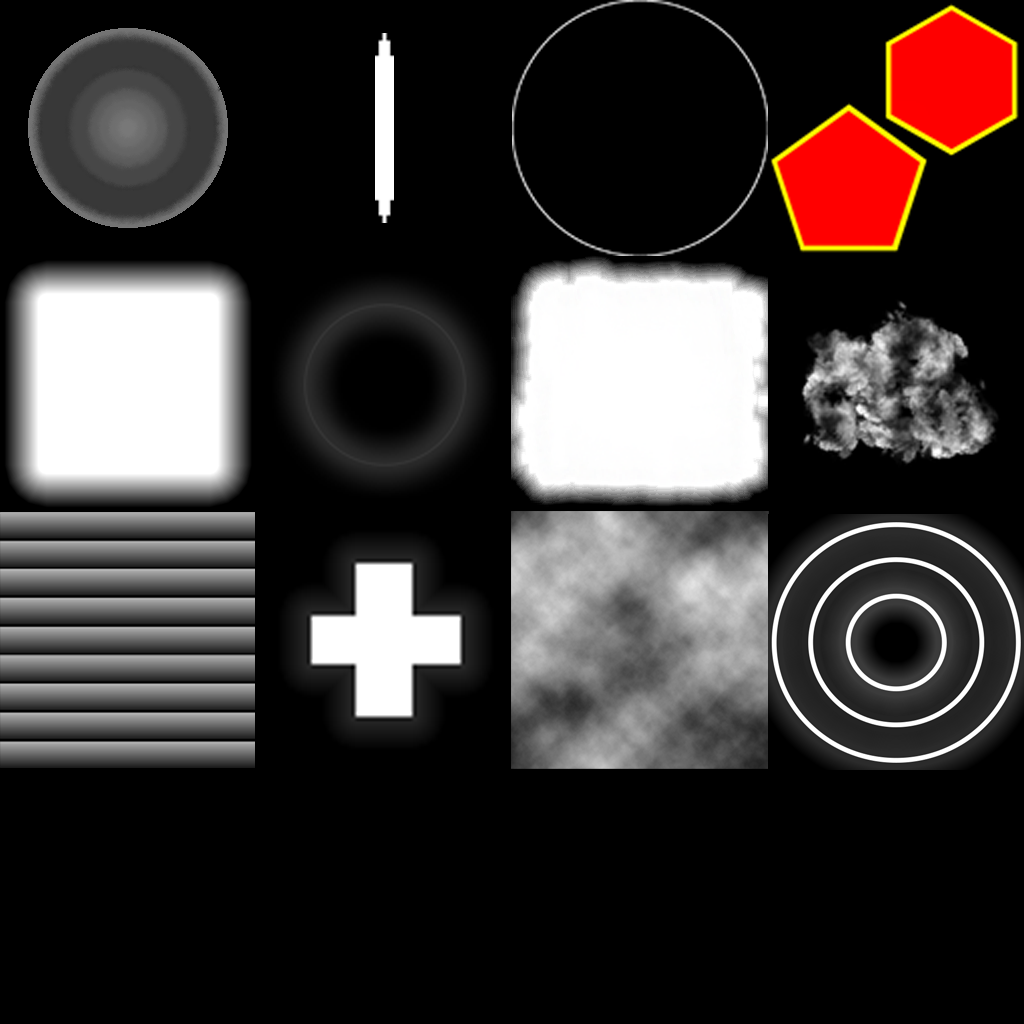
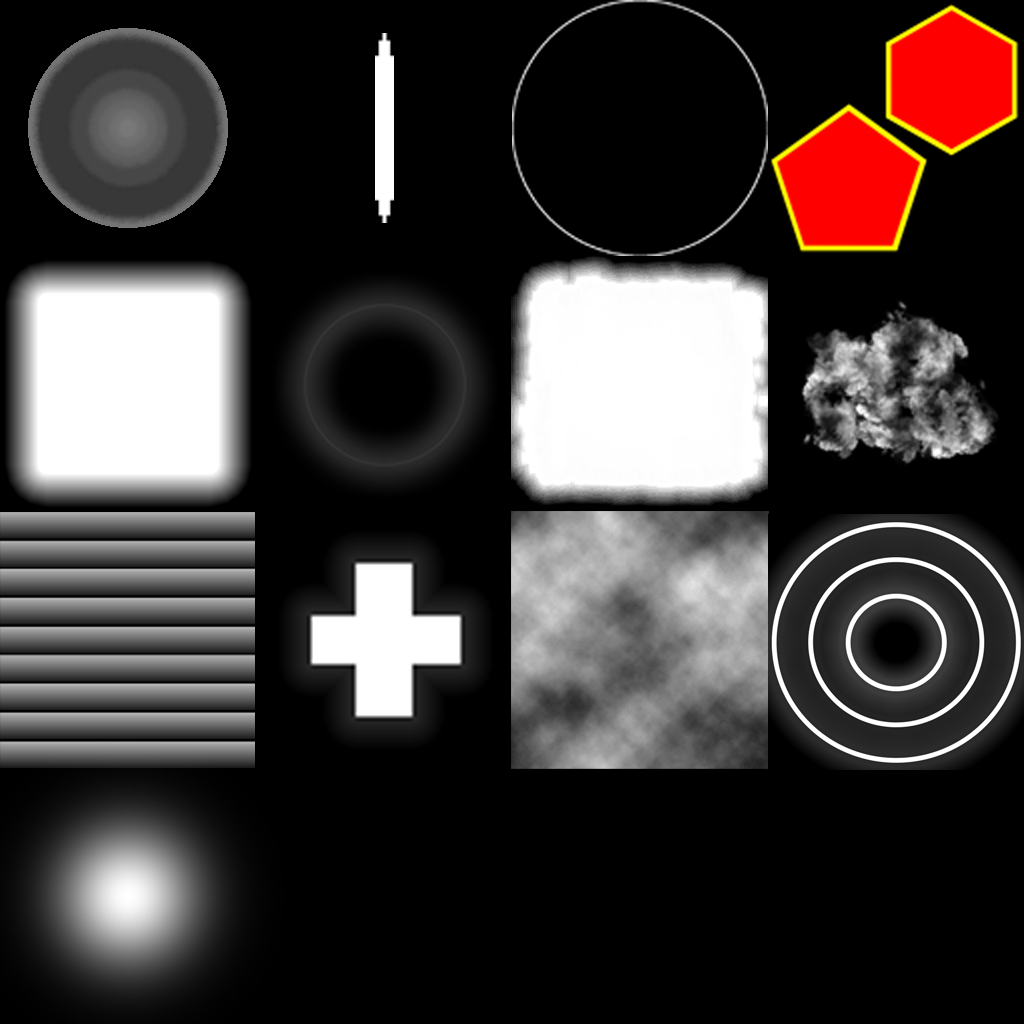
The second w=1024, h=1024 image is a revision of the first. Changes to its layers:
added layer "Layer 1" above "Burst Circle.png" over [0, 759, 270, 1024]
